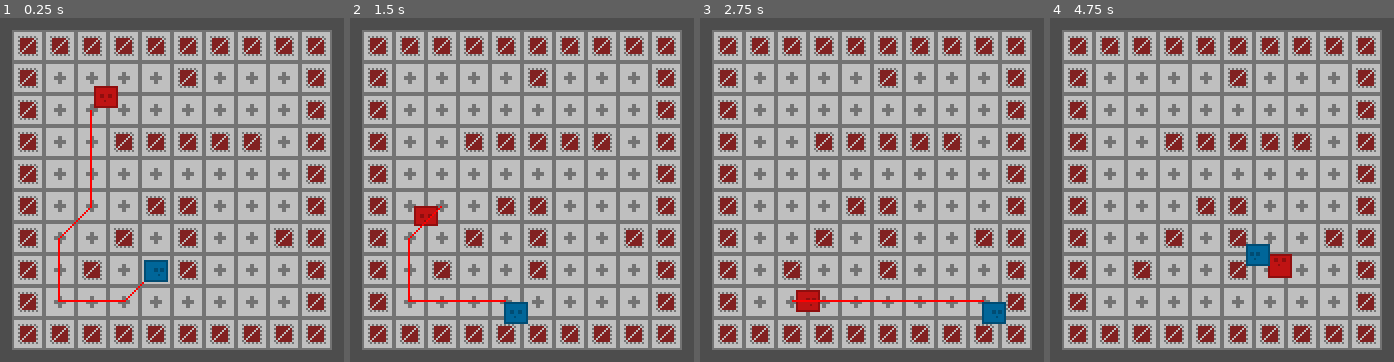
Above: before the commit, frames 1-4 (left to right).
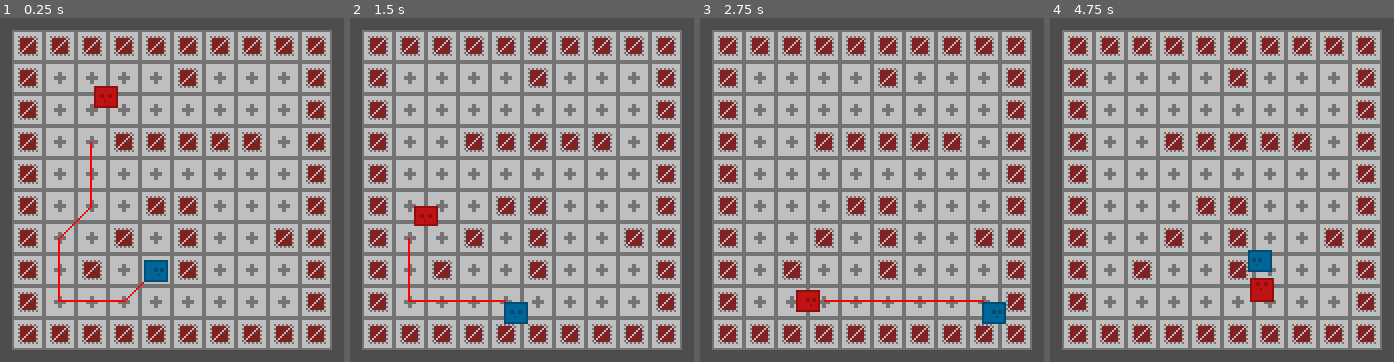
Above: after the commit, the same moments.

Repository: ewylson/custom-pathfinding
Game: Godot game, scene res://demo/demo_level.tscn
Same seed, same stepped clock (60 frames per second), same inputs: the game is played once before the commit and once after it.
Inputs:
- Up to frame 1 (0.25 s): no input
- Up to frame 2 (1.5 s): hold Right (ui_right) 0.53-1.28 s; hold Down (ui_down) from 1.28 s (still down)
- Up to frame 3 (2.75 s): release Down (ui_down) at 2.03 s; hold Right (ui_right) from 2.03 s (still down)
- Up to frame 4 (4.75 s): release Right (ui_right) at 2.78 s; hold Up (ui_up) 2.78-3.53 s; hold Left (ui_left) from 3.53 s (still down)

The runs differ from the first frame. In frame 1, less than 0.1% of the frame differs, in the area x 26-27%, y 26-37%; in frame 2, less than 0.1%; in frame 3, less than 0.1%; in frame 4, 1.4%, in the area x 56-71%, y 65-83%.

Commit message:
[feat] add path update logic to Pathfinder2D

Diff:
--- a/pathfinding/pathfinder2d.gd
+++ b/pathfinding/pathfinder2d.gd
@@ -3,6 +3,7 @@
 extends Node
 
 
+signal target_reached()
 signal map_changed()
 
 
@@ -34,14 +35,18 @@
 	get:
 		return target_position
 	set(value):
-		target_position = value
-		if pathfinding_map:
-			__find_path()
+		if target_position != value:
+			target_position = value
+			if pathfinding_map:
+				__find_path()
 		return
 
 
 var __astar_grid : AStarGrid2D
+
 var __path_points : Array[Vector2i]
+var __path_points_index : int = 0
+var __target_reached : bool = true
 
 var __debugger : PathfindingDebugger
 
@@ -80,23 +85,24 @@
 	return __path_points
 
 
-func get_path_positions() -> Array[Vector2]:
+func get_path_positions(from: int = 0) -> Array[Vector2]:
 	var path_positions : Array[Vector2]
-	for point : Vector2i in __path_points:
-		path_positions.append(pathfinding_map.layer.map_to_local(point))
+	while from < __path_points.size():
+		path_positions.append(__point_to_position(__path_points[from]))
+		from += 1
 	return path_positions
 
 
 func get_next_path_position() -> Vector2:
-	var next_position : Vector2
-	if __path_points.size() > 1:
-		# Index 1 is used because index 0 contains the coordinates of the parent node itself.
-		next_position = pathfinding_map.layer.map_to_local(__path_points[1])
+	var next_position : Vector2 = parent2d.position
+	__update_path()
+	if not __path_points.is_empty():
+		next_position = __point_to_position(__path_points[__path_points_index])
 	return next_position
 
 
 func is_target_reached() -> bool:
-	return parent2d.position.distance_to(target_position) <= target_desired_distance
+	return __target_reached
 
 
 func __update_grid_layout() -> void:
@@ -105,26 +111,54 @@
 	return
 
 
-func __is_valid_destination_points(from: Vector2i, to: Vector2i) -> bool:
-	var result : bool = false
-	if from != to:
-		if __astar_grid.is_in_boundsv(from) and __astar_grid.is_in_boundsv(to):
-			result = true
-	return result
-
-
 func __find_path() -> void:
-	if not is_target_reached():
-		var start_point : Vector2i = pathfinding_map.layer.local_to_map(parent2d.position)
-		var final_point : Vector2i = pathfinding_map.layer.local_to_map(target_position)
-		if __is_valid_destination_points(start_point, final_point):
-			__path_points = __astar_grid.get_id_path(start_point, final_point, allow_partial_path)
-	if debug_enabled:
-		__debug()
+	var start_point : Vector2i = __position_to_point(parent2d.position)
+	var final_point : Vector2i = __position_to_point(target_position)
+	if __is_valid_destination_points(start_point, final_point):
+		__path_points = __astar_grid.get_id_path(start_point, final_point, allow_partial_path)
+		__path_points_index = 0
+		__target_reached = false
+		if debug_enabled:
+			__debug_draw_path()
 	return
 
 
-func __debug() -> void:
-	__debugger.points = PackedVector2Array(get_path_positions())
+func __update_path() -> void:
+	if __path_points_index < __path_points.size() - 1:
+		if __path_points[__path_points_index] == __position_to_point(parent2d.position):
+			__path_points_index += 1
+		if debug_enabled:
+			__debug_draw_path()
+	else:
+		__target_reached = true
+		target_reached.emit()
+	return
+
+
+func __debug_draw_path() -> void:
+	__debugger.points = PackedVector2Array(get_path_positions(__path_points_index))
 	__debugger.queue_redraw()
 	return
+
+
+#region Utility functions
+
+func __get_final_point() -> Vector2i:
+	var point : Vector2i
+	if not __path_points.is_empty():
+		point = __path_points.back()
+	return point
+
+
+func __is_valid_destination_points(from: Vector2i, to: Vector2i) -> bool:
+	return __astar_grid.is_in_boundsv(from) and __astar_grid.is_in_boundsv(to)
+
+
+func __point_to_position(point: Vector2i) -> Vector2:
+	return pathfinding_map.layer.map_to_local(point)
+
+
+func __position_to_point(position: Vector2) -> Vector2i:
+	return pathfinding_map.layer.local_to_map(position)
+
+#endregion
